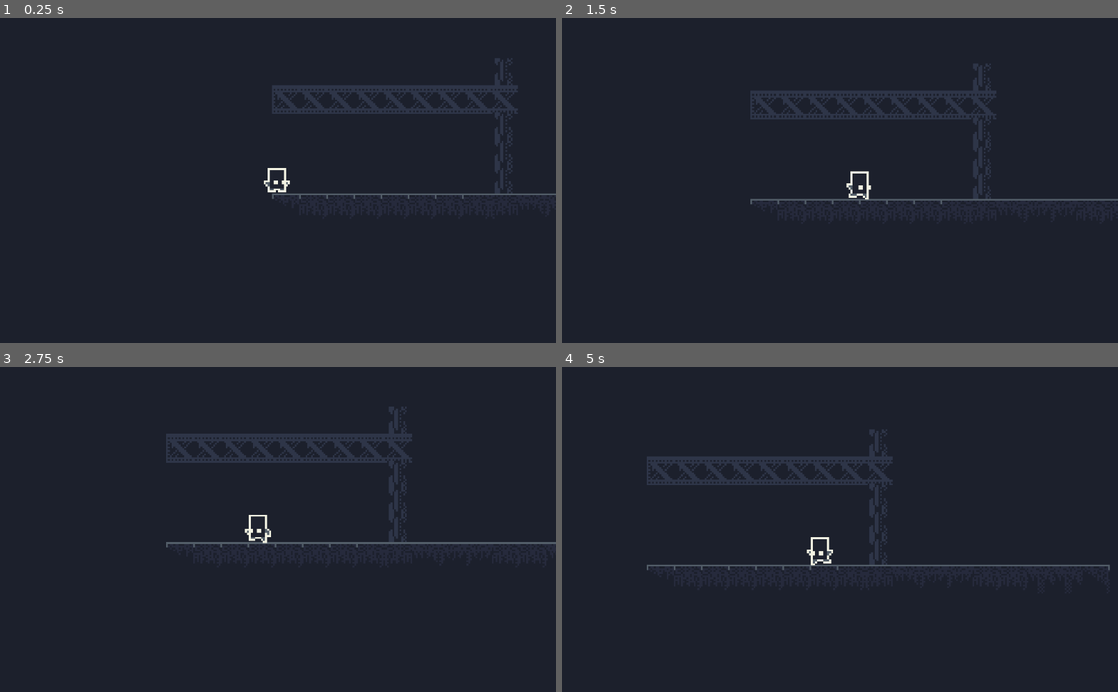
Above: before the commit, frames 1-4 (two rows, left to right).
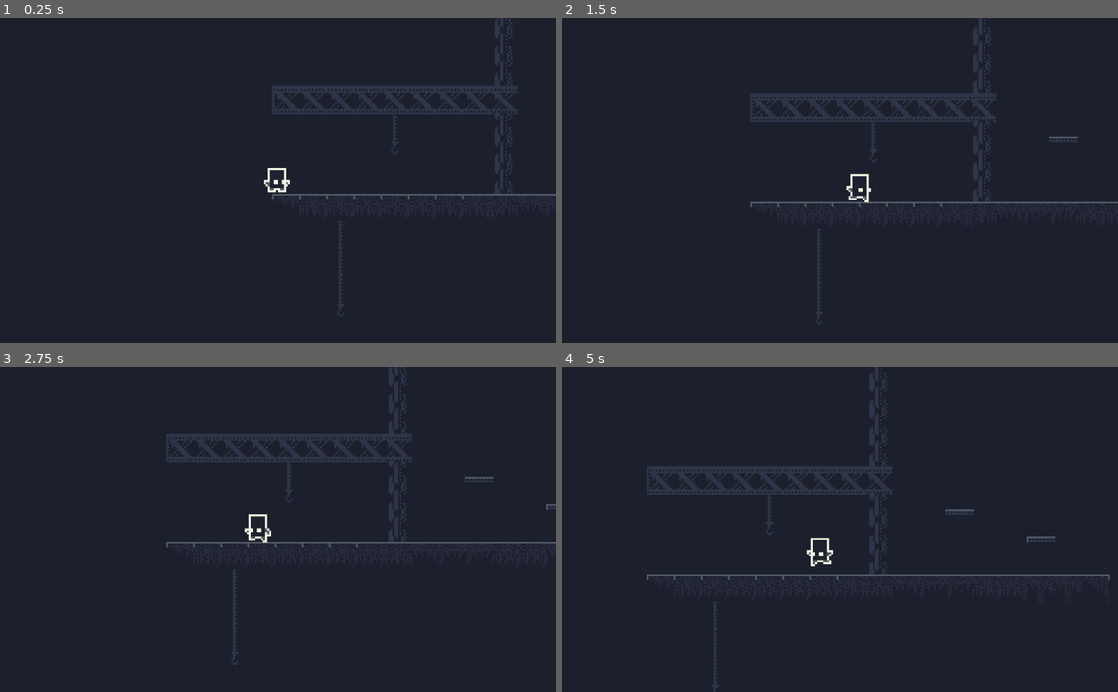
Above: after the commit, the same moments.

Repository: ladroid/IndustrialGame
Game: Godot game, scene res://scenes/Map.tscn
Two runs of this game, one before a commit and one after it. Both use one fixed random seed, a clock stepped at 60 frames per second and the inputs below.
Inputs:
- Up to frame 1 (0.25 s): no input
- Up to frame 2 (1.5 s): hold Right (ui_right) from 0.53 s (still down); tap Up (ui_up) at 0.77 s
- Up to frame 3 (2.75 s): tap Up (ui_up) at 1.52 s; release Right (ui_right) at 2.03 s; hold Left (ui_left) from 2.03 s (still down)
- Up to frame 4 (5 s): release Left (ui_left) at 2.78 s; hold Right (ui_right) 2.78-4.28 s; tap Up (ui_up) at 3.02, 3.77, 4.52 s; hold Left (ui_left) from 4.28 s (still down)

The runs differ from the first frame. In frame 1, 0.6% of the frame differs, in the area x 47-100%, y 0-92%; in frame 2, 2.9%; in frame 3, 0.7%; in frame 4, 4.5%, in the area x 15-99%, y 0-100%.

Commit message:
adding new objects in tileset

Diff:
--- a/scenes/GenMap.tscn
+++ b/scenes/GenMap.tscn
@@ -1,9 +1,12 @@
-[gd_scene load_steps=3 format=2]
+[gd_scene load_steps=4 format=2]
 
 [ext_resource path="res://sprite/industrial.v1.png" type="Texture" id=1]
 
 [sub_resource type="RectangleShape2D" id=1]
-extents = Vector2( 9.65747, 7.86693 )
+extents = Vector2( 8.00045, 5.58495 )
+
+[sub_resource type="RectangleShape2D" id=2]
+extents = Vector2( 7.96639, 1.63928 )
 
 [node name="GenMap" type="Node2D"]
 
@@ -16,9 +19,9 @@
 }
 
 [node name="StaticBody2D" type="StaticBody2D" parent="Ground00"]
-visible = false
 
 [node name="CollisionShape2D" type="CollisionShape2D" parent="Ground00/StaticBody2D"]
+position = Vector2( 0, -2.60375 )
 shape = SubResource( 1 )
 
 [node name="Ground01" type="Sprite" parent="."]
@@ -31,9 +34,9 @@
 }
 
 [node name="StaticBody2D" type="StaticBody2D" parent="Ground01"]
-visible = false
 
 [node name="CollisionShape2D" type="CollisionShape2D" parent="Ground01/StaticBody2D"]
+position = Vector2( 0, -2.4996 )
 shape = SubResource( 1 )
 
 [node name="Ground02" type="Sprite" parent="."]
@@ -46,9 +49,9 @@
 }
 
 [node name="StaticBody2D" type="StaticBody2D" parent="Ground02"]
-visible = false
 
 [node name="CollisionShape2D" type="CollisionShape2D" parent="Ground02/StaticBody2D"]
+position = Vector2( 0, -2.39545 )
 shape = SubResource( 1 )
 
 [node name="Ground03" type="Sprite" parent="."]
@@ -61,9 +64,9 @@
 }
 
 [node name="StaticBody2D" type="StaticBody2D" parent="Ground03"]
-visible = false
 
 [node name="CollisionShape2D" type="CollisionShape2D" parent="Ground03/StaticBody2D"]
+position = Vector2( 0, -2.60375 )
 shape = SubResource( 1 )
 
 [node name="Ground04" type="Sprite" parent="."]
@@ -76,9 +79,9 @@
 }
 
 [node name="StaticBody2D" type="StaticBody2D" parent="Ground04"]
-visible = false
 
 [node name="CollisionShape2D" type="CollisionShape2D" parent="Ground04/StaticBody2D"]
+position = Vector2( 0, -2.60375 )
 shape = SubResource( 1 )
 
 [node name="Ground05" type="Sprite" parent="."]
@@ -91,9 +94,9 @@
 }
 
 [node name="StaticBody2D" type="StaticBody2D" parent="Ground05"]
-visible = false
 
 [node name="CollisionShape2D" type="CollisionShape2D" parent="Ground05/StaticBody2D"]
+position = Vector2( 0, -2.4996 )
 shape = SubResource( 1 )
 
 [node name="Ground06" type="Sprite" parent="."]
@@ -106,9 +109,9 @@
 }
 
 [node name="StaticBody2D" type="StaticBody2D" parent="Ground06"]
-visible = false
 
 [node name="CollisionShape2D" type="CollisionShape2D" parent="Ground06/StaticBody2D"]
+position = Vector2( 0, -2.60375 )
 shape = SubResource( 1 )
 
 [node name="Ground07" type="Sprite" parent="."]
@@ -121,9 +124,9 @@
 }
 
 [node name="StaticBody2D" type="StaticBody2D" parent="Ground07"]
-visible = false
 
 [node name="CollisionShape2D" type="CollisionShape2D" parent="Ground07/StaticBody2D"]
+position = Vector2( 0, -2.7079 )
 shape = SubResource( 1 )
 
 [node name="Ground08" type="Sprite" parent="."]
@@ -136,9 +139,9 @@
 }
 
 [node name="StaticBody2D" type="StaticBody2D" parent="Ground08"]
-visible = false
 
 [node name="CollisionShape2D" type="CollisionShape2D" parent="Ground08/StaticBody2D"]
+position = Vector2( 0, -2.4996 )
 shape = SubResource( 1 )
 
 [node name="Ground09" type="Sprite" parent="."]
@@ -151,9 +154,9 @@
 }
 
 [node name="StaticBody2D" type="StaticBody2D" parent="Ground09"]
-visible = false
 
 [node name="CollisionShape2D" type="CollisionShape2D" parent="Ground09/StaticBody2D"]
+position = Vector2( 0, -2.45021 )
 shape = SubResource( 1 )
 
 [node name="Ground10" type="Sprite" parent="."]
@@ -166,9 +169,9 @@
 }
 
 [node name="StaticBody2D" type="StaticBody2D" parent="Ground10"]
-visible = false
 
 [node name="CollisionShape2D" type="CollisionShape2D" parent="Ground10/StaticBody2D"]
+position = Vector2( 0, -2.4996 )
 shape = SubResource( 1 )
 
 [node name="Ground11" type="Sprite" parent="."]
@@ -181,9 +184,9 @@
 }
 
 [node name="StaticBody2D" type="StaticBody2D" parent="Ground11"]
-visible = false
 
 [node name="CollisionShape2D" type="CollisionShape2D" parent="Ground11/StaticBody2D"]
+position = Vector2( 0, -2.60375 )
 shape = SubResource( 1 )
 
 [node name="Gate00" type="Sprite" parent="."]
@@ -200,6 +203,7 @@
 
 [node name="CollisionShape2D" type="CollisionShape2D" parent="Gate00/StaticBody2D"]
 shape = SubResource( 1 )
+disabled = true
 
 [node name="Gate01" type="Sprite" parent="."]
 position = Vector2( 28.836, 90.6502 )
@@ -215,6 +219,7 @@
 
 [node name="CollisionShape2D" type="CollisionShape2D" parent="Gate01/StaticBody2D"]
 shape = SubResource( 1 )
+disabled = true
 
 [node name="Gate02" type="Sprite" parent="."]
 position = Vector2( 57.3534, 90.0129 )
@@ -230,6 +235,7 @@
 
 [node name="CollisionShape2D" type="CollisionShape2D" parent="Gate02/StaticBody2D"]
 shape = SubResource( 1 )
+disabled = true
 
 [node name="Gate03" type="Sprite" parent="."]
 position = Vector2( -2.0711, 110.405 )
@@ -245,6 +251,7 @@
 
 [node name="CollisionShape2D" type="CollisionShape2D" parent="Gate03/StaticBody2D"]
 shape = SubResource( 1 )
+disabled = true
 
 [node name="Box00" type="Sprite" parent="."]
 position = Vector2( 29.1546, 114.229 )
@@ -256,9 +263,9 @@
 }
 
 [node name="StaticBody2D" type="StaticBody2D" parent="Box00"]
-visible = false
 
 [node name="CollisionShape2D" type="CollisionShape2D" parent="Box00/StaticBody2D"]
+position = Vector2( 0, -2.60375 )
 shape = SubResource( 1 )
 
 [node name="Box01" type="Sprite" parent="."]
@@ -271,9 +278,9 @@
 }
 
 [node name="StaticBody2D" type="StaticBody2D" parent="Box01"]
-visible = false
 
 [node name="CollisionShape2D" type="CollisionShape2D" parent="Box01/StaticBody2D"]
+position = Vector2( 0, -2.70791 )
 shape = SubResource( 1 )
 
 [node name="Box02" type="Sprite" parent="."]
@@ -286,9 +293,9 @@
 }
 
 [node name="StaticBody2D" type="StaticBody2D" parent="Box02"]
-visible = false
 
 [node name="CollisionShape2D" type="CollisionShape2D" parent="Box02/StaticBody2D"]
+position = Vector2( -0.104149, -2.60376 )
 shape = SubResource( 1 )
 
 [node name="Box03" type="Sprite" parent="."]
@@ -301,9 +308,9 @@
 }
 
 [node name="StaticBody2D" type="StaticBody2D" parent="Box03"]
-visible = false
 
 [node name="CollisionShape2D" type="CollisionShape2D" parent="Box03/StaticBody2D"]
+position = Vector2( 0, -2.4996 )
 shape = SubResource( 1 )
 
 [node name="Box04" type="Sprite" parent="."]
@@ -316,9 +323,9 @@
 }
 
 [node name="StaticBody2D" type="StaticBody2D" parent="Box04"]
-visible = false
 
 [node name="CollisionShape2D" type="CollisionShape2D" parent="Box04/StaticBody2D"]
+position = Vector2( 0, -2.60374 )
 shape = SubResource( 1 )
 
 [node name="Box05" type="Sprite" parent="."]
@@ -331,9 +338,9 @@
 }
 
 [node name="StaticBody2D" type="StaticBody2D" parent="Box05"]
-visible = false
 
 [node name="CollisionShape2D" type="CollisionShape2D" parent="Box05/StaticBody2D"]
+position = Vector2( 0, -2.29131 )
 shape = SubResource( 1 )
 
 [node name="Box06" type="Sprite" parent="."]
@@ -346,9 +353,9 @@
 }
 
 [node name="StaticBody2D" type="StaticBody2D" parent="Box06"]
-visible = false
 
 [node name="CollisionShape2D" type="CollisionShape2D" parent="Box06/StaticBody2D"]
+position = Vector2( 0, -2.39546 )
 shape = SubResource( 1 )
 
 [node name="Box07" type="Sprite" parent="."]
@@ -361,9 +368,9 @@
 }
 
 [node name="StaticBody2D" type="StaticBody2D" parent="Box07"]
-visible = false
 
 [node name="CollisionShape2D" type="CollisionShape2D" parent="Box07/StaticBody2D"]
+position = Vector2( 0.104149, -2.39545 )
 shape = SubResource( 1 )
 
 [node name="Box08" type="Sprite" parent="."]
@@ -376,9 +383,9 @@
 }
 
 [node name="StaticBody2D" type="StaticBody2D" parent="Box08"]
-visible = false
 
 [node name="CollisionShape2D" type="CollisionShape2D" parent="Box08/StaticBody2D"]
+position = Vector2( 0.104151, -2.4996 )
 shape = SubResource( 1 )
 
 [node name="Box09" type="Sprite" parent="."]
@@ -391,9 +398,9 @@
 }
 
 [node name="StaticBody2D" type="StaticBody2D" parent="Box09"]
-visible = false
 
 [node name="CollisionShape2D" type="CollisionShape2D" parent="Box09/StaticBody2D"]
+position = Vector2( -0.104153, -2.49959 )
 shape = SubResource( 1 )
 
 [node name="Stick00" type="Sprite" parent="."]
@@ -572,6 +579,36 @@
 shape = SubResource( 1 )
 disabled = true
 
+[node name="Chain00" type="Sprite" parent="."]
+position = Vector2( 0.960691, 306.751 )
+texture = ExtResource( 1 )
+region_enabled = true
+region_rect = Rect2( 0, 48, 16, 16 )
+__meta__ = {
+"_edit_group_": true
+}
+
+[node name="StaticBody2D" type="StaticBody2D" parent="Chain00"]
+visible = false
+
+[node name="CollisionShape2D" type="CollisionShape2D" parent="Chain00/StaticBody2D"]
+shape = SubResource( 1 )
+
+[node name="Chain01" type="Sprite" parent="."]
+position = Vector2( 34.2136, 307.801 )
+texture = ExtResource( 1 )
+region_enabled = true
+region_rect = Rect2( 0, 64, 16, 16 )
+__meta__ = {
+"_edit_group_": true
+}
+
+[node name="StaticBody2D" type="StaticBody2D" parent="Chain01"]
+visible = false
+
+[node name="CollisionShape2D" type="CollisionShape2D" parent="Chain01/StaticBody2D"]
+shape = SubResource( 1 )
+
 [node name="Stick11" type="Sprite" parent="."]
 position = Vector2( 36.566, 265.396 )
 texture = ExtResource( 1 )
@@ -603,3 +640,33 @@
 [node name="CollisionShape2D" type="CollisionShape2D" parent="Stick12/StaticBody2D"]
 shape = SubResource( 1 )
 disabled = true
+
+[node name="Platformer00" type="Sprite" parent="."]
+position = Vector2( 0.963152, 285.403 )
+texture = ExtResource( 1 )
+region_enabled = true
+region_rect = Rect2( 256, 48, 16, 16 )
+__meta__ = {
+"_edit_group_": true
+}
+
+[node name="StaticBody2D" type="StaticBody2D" parent="Platformer00"]
+
+[node name="CollisionShape2D" type="CollisionShape2D" parent="Platformer00/StaticBody2D"]
+position = Vector2( 0.0247755, 2.57001 )
+shape = SubResource( 2 )
+
+[node name="Platformer01" type="Sprite" parent="."]
+position = Vector2( 37.8982, 284.476 )
+texture = ExtResource( 1 )
+region_enabled = true
+region_rect = Rect2( 272, 48, 16, 16 )
+__meta__ = {
+"_edit_group_": true
+}
+
+[node name="StaticBody2D" type="StaticBody2D" parent="Platformer01"]
+
+[node name="CollisionShape2D" type="CollisionShape2D" parent="Platformer01/StaticBody2D"]
+position = Vector2( 0.0247755, 2.57001 )
+shape = SubResource( 2 )
--- a/scenes/Map.tscn
+++ b/scenes/Map.tscn
@@ -10,7 +10,7 @@
 cell_size = Vector2( 15, 15 )
 cell_custom_transform = Transform2D( 16, 0, 0, 16, 0, 0 )
 format = 1
-tile_data = PoolIntArray( 2228232, 26, 0, 2293760, 21, 0, 2293761, 22, 0, 2293762, 22, 0, 2293763, 22, 0, 2293764, 22, 0, 2293765, 22, 0, 2293766, 22, 0, 2293767, 22, 0, 2293768, 22, 0, 2359304, 26, 0, 2424840, 26, 0, 2490376, 26, 0, 2555904, 0, 0, 2555905, 2, 0, 2555906, 2, 0, 2555907, 2, 0, 2555908, 2, 0, 2555909, 2, 0, 2555910, 2, 0, 2555911, 2, 0, 2555912, 3, 0, 2555913, 7, 0, 2555914, 8, 0, 2555915, 8, 0, 2555916, 9, 0, 2555917, 9, 0, 2555918, 10, 0, 2555919, 10, 0, 2555920, 5, 0 )
+tile_data = PoolIntArray( 2031624, 26, 0, 2097160, 26, 0, 2162696, 26, 0, 2228232, 26, 0, 2293760, 21, 0, 2293761, 22, 0, 2293762, 22, 0, 2293763, 22, 0, 2293764, 22, 0, 2293765, 22, 0, 2293766, 22, 0, 2293767, 22, 0, 2293768, 22, 0, 2359300, 41, 0, 2359304, 26, 0, 2359307, 40, 0, 2424836, 42, 0, 2424840, 26, 0, 2424846, 39, 0, 2490376, 26, 0, 2555904, 0, 0, 2555905, 2, 0, 2555906, 2, 0, 2555907, 2, 0, 2555908, 2, 0, 2555909, 2, 0, 2555910, 2, 0, 2555911, 2, 0, 2555912, 3, 0, 2555913, 7, 0, 2555914, 8, 0, 2555915, 8, 0, 2555916, 9, 0, 2555917, 9, 0, 2555918, 10, 0, 2555919, 10, 0, 2555920, 5, 0, 2621442, 41, 0, 2686978, 41, 0, 2752514, 41, 0, 2818050, 42, 0 )
 
 [node name="Hero" parent="." instance=ExtResource( 2 )]
 position = Vector2( 3.41133, 576.66 )
--- a/tileset/tileset.tres
+++ b/tileset/tileset.tres
@@ -1,9 +1,12 @@
-[gd_resource type="TileSet" load_steps=3 format=2]
+[gd_resource type="TileSet" load_steps=4 format=2]
 
 [ext_resource path="res://sprite/industrial.v1.png" type="Texture" id=1]
 
 [sub_resource type="RectangleShape2D" id=1]
-extents = Vector2( 9.65747, 7.86693 )
+extents = Vector2( 8.00045, 5.58495 )
+
+[sub_resource type="RectangleShape2D" id=2]
+extents = Vector2( 7.96639, 1.63928 )
 
 [resource]
 0/name = "Ground00"
@@ -19,7 +22,7 @@
 "one_way": false,
 "one_way_margin": 1.0,
 "shape": SubResource( 1 ),
-"shape_transform": Transform2D( 1, 0, 0, 1, 8, 8 )
+"shape_transform": Transform2D( 1, 0, 0, 1, 8, 5.39625 )
 } ]
 0/z_index = 0
 1/name = "Ground01"
@@ -35,7 +38,7 @@
 "one_way": false,
 "one_way_margin": 1.0,
 "shape": SubResource( 1 ),
-"shape_transform": Transform2D( 1, 0, 0, 1, 8, 8 )
+"shape_transform": Transform2D( 1, 0, 0, 1, 8, 5.5004 )
 } ]
 1/z_index = 0
 2/name = "Ground02"
@@ -51,7 +54,7 @@
 "one_way": false,
 "one_way_margin": 1.0,
 "shape": SubResource( 1 ),
-"shape_transform": Transform2D( 1, 0, 0, 1, 8, 8 )
+"shape_transform": Transform2D( 1, 0, 0, 1, 8, 5.60455 )
 } ]
 2/z_index = 0
 3/name = "Ground03"
@@ -67,7 +70,7 @@
 "one_way": false,
 "one_way_margin": 1.0,
 "shape": SubResource( 1 ),
-"shape_transform": Transform2D( 1, 0, 0, 1, 8, 8 )
+"shape_transform": Transform2D( 1, 0, 0, 1, 8, 5.39625 )
 } ]
 3/z_index = 0
 4/name = "Ground04"
@@ -83,7 +86,7 @@
 "one_way": false,
 "one_way_margin": 1.0,
 "shape": SubResource( 1 ),
-"shape_transform": Transform2D( 1, 0, 0, 1, 8, 8 )
+"shape_transform": Transform2D( 1, 0, 0, 1, 8, 5.39625 )
 } ]
 4/z_index = 0
 5/name = "Ground05"
@@ -99,7 +102,7 @@
 "one_way": false,
 "one_way_margin": 1.0,
 "shape": SubResource( 1 ),
-"shape_transform": Transform2D( 1, 0, 0, 1, 8, 8 )
+"shape_transform": Transform2D( 1, 0, 0, 1, 8, 5.5004 )
 } ]
 5/z_index = 0
 6/name = "Ground06"
@@ -115,7 +118,7 @@
 "one_way": false,
 "one_way_margin": 1.0,
 "shape": SubResource( 1 ),
-"shape_transform": Transform2D( 1, 0, 0, 1, 8, 8 )
+"shape_transform": Transform2D( 1, 0, 0, 1, 8, 5.39625 )
 } ]
 6/z_index = 0
 7/name = "Ground07"
@@ -131,7 +134,7 @@
 "one_way": false,
 "one_way_margin": 1.0,
 "shape": SubResource( 1 ),
-"shape_transform": Transform2D( 1, 0, 0, 1, 8, 8 )
+"shape_transform": Transform2D( 1, 0, 0, 1, 8, 5.2921 )
 } ]
 7/z_index = 0
 8/name = "Ground08"
@@ -147,7 +150,7 @@
 "one_way": false,
 "one_way_margin": 1.0,
 "shape": SubResource( 1 ),
-"shape_transform": Transform2D( 1, 0, 0, 1, 8, 8 )
+"shape_transform": Transform2D( 1, 0, 0, 1, 8, 5.5004 )
 } ]
 8/z_index = 0
 9/name = "Ground09"
@@ -163,7 +166,7 @@
 "one_way": false,
 "one_way_margin": 1.0,
 "shape": SubResource( 1 ),
-"shape_transform": Transform2D( 1, 0, 0, 1, 8, 8 )
+"shape_transform": Transform2D( 1, 0, 0, 1, 8, 5.54979 )
 } ]
 9/z_index = 0
 10/name = "Ground10"
@@ -179,7 +182,7 @@
 "one_way": false,
 "one_way_margin": 1.0,
 "shape": SubResource( 1 ),
-"shape_transform": Transform2D( 1, 0, 0, 1, 8, 8 )
+"shape_transform": Transform2D( 1, 0, 0, 1, 8, 5.5004 )
 } ]
 10/z_index = 0
 11/name = "Ground11"
@@ -195,7 +198,7 @@
 "one_way": false,
 "one_way_margin": 1.0,
 "shape": SubResource( 1 ),
-"shape_transform": Transform2D( 1, 0, 0, 1, 8, 8 )
+"shape_transform": Transform2D( 1, 0, 0, 1, 8, 5.39625 )
 } ]
 11/z_index = 0
 12/name = "Gate00"
@@ -206,13 +209,7 @@
 12/tile_mode = 0
 12/occluder_offset = Vector2( 8, 8 )
 12/navigation_offset = Vector2( 8, 8 )
-12/shapes = [ {
-"autotile_coord": Vector2( 0, 0 ),
-"one_way": false,
-"one_way_margin": 1.0,
-"shape": SubResource( 1 ),
-"shape_transform": Transform2D( 1, 0, 0, 1, 8, 8 )
-} ]
+12/shapes = [  ]
 12/z_index = 0
 13/name = "Gate01"
 13/texture = ExtResource( 1 )
@@ -222,13 +219,7 @@
 13/tile_mode = 0
 13/occluder_offset = Vector2( 8, 8 )
 13/navigation_offset = Vector2( 8, 8 )
-13/shapes = [ {
-"autotile_coord": Vector2( 0, 0 ),
-"one_way": false,
-"one_way_margin": 1.0,
-"shape": SubResource( 1 ),
-"shape_transform": Transform2D( 1, 0, 0, 1, 8, 8 )
-} ]
+13/shapes = [  ]
 13/z_index = 0
 14/name = "Gate02"
 14/texture = ExtResource( 1 )
@@ -238,13 +229,7 @@
 14/tile_mode = 0
 14/occluder_offset = Vector2( 8, 8 )
 14/navigation_offset = Vector2( 8, 8 )
-14/shapes = [ {
-"autotile_coord": Vector2( 0, 0 ),
-"one_way": false,
-"one_way_margin": 1.0,
-"shape": SubResource( 1 ),
-"shape_transform": Transform2D( 1, 0, 0, 1, 8, 8 )
-} ]
+14/shapes = [  ]
 14/z_index = 0
 15/name = "Gate03"
 15/texture = ExtResource( 1 )
@@ -254,13 +239,7 @@
 15/tile_mode = 0
 15/occluder_offset = Vector2( 8, 8 )
 15/navigation_offset = Vector2( 8, 8 )
-15/shapes = [ {
-"autotile_coord": Vector2( 0, 0 ),
-"one_way": false,
-"one_way_margin": 1.0,
-"shape": SubResource( 1 ),
-"shape_transform": Transform2D( 1, 0, 0, 1, 8, 8 )
-} ]
+15/shapes = [  ]
 15/z_index = 0
 16/name = "Box00"
 16/texture = ExtResource( 1 )
@@ -275,7 +254,7 @@
 "one_way": false,
 "one_way_margin": 1.0,
 "shape": SubResource( 1 ),
-"shape_transform": Transform2D( 1, 0, 0, 1, 8, 8 )
+"shape_transform": Transform2D( 1, 0, 0, 1, 8, 5.39625 )
 } ]
 16/z_index = 0
 17/name = "Box01"
@@ -291,7 +270,7 @@
 "one_way": false,
 "one_way_margin": 1.0,
 "shape": SubResource( 1 ),
-"shape_transform": Transform2D( 1, 0, 0, 1, 8, 8 )
+"shape_transform": Transform2D( 1, 0, 0, 1, 8, 5.29209 )
 } ]
 17/z_index = 0
 18/name = "Box02"
@@ -307,7 +286,7 @@
 "one_way": false,
 "one_way_margin": 1.0,
 "shape": SubResource( 1 ),
-"shape_transform": Transform2D( 1, 0, 0, 1, 8, 8 )
+"shape_transform": Transform2D( 1, 0, 0, 1, 7.89585, 5.39624 )
 } ]
 18/z_index = 0
 19/name = "Box03"
@@ -323,7 +302,7 @@
 "one_way": false,
 "one_way_margin": 1.0,
 "shape": SubResource( 1 ),
-"shape_transform": Transform2D( 1, 0, 0, 1, 8, 8 )
+"shape_transform": Transform2D( 1, 0, 0, 1, 8, 5.5004 )
 } ]
 19/z_index = 0
 20/name = "Box04"
@@ -339,7 +318,7 @@
 "one_way": false,
 "one_way_margin": 1.0,
 "shape": SubResource( 1 ),
-"shape_transform": Transform2D( 1, 0, 0, 1, 8, 8 )
+"shape_transform": Transform2D( 1, 0, 0, 1, 8, 5.39626 )
 } ]
 20/z_index = 0
 21/name = "Box05"
@@ -355,7 +334,7 @@
 "one_way": false,
 "one_way_margin": 1.0,
 "shape": SubResource( 1 ),
-"shape_transform": Transform2D( 1, 0, 0, 1, 8, 8 )
+"shape_transform": Transform2D( 1, 0, 0, 1, 8, 5.70869 )
 } ]
 21/z_index = 0
 22/name = "Box06"
@@ -371,7 +350,7 @@
 "one_way": false,
 "one_way_margin": 1.0,
 "shape": SubResource( 1 ),
-"shape_transform": Transform2D( 1, 0, 0, 1, 8, 8 )
+"shape_transform": Transform2D( 1, 0, 0, 1, 8, 5.60454 )
 } ]
 22/z_index = 0
 23/name = "Box07"
@@ -387,7 +366,7 @@
 "one_way": false,
 "one_way_margin": 1.0,
 "shape": SubResource( 1 ),
-"shape_transform": Transform2D( 1, 0, 0, 1, 8, 8 )
+"shape_transform": Transform2D( 1, 0, 0, 1, 8.10415, 5.60455 )
 } ]
 23/z_index = 0
 24/name = "Box08"
@@ -403,7 +382,7 @@
 "one_way": false,
 "one_way_margin": 1.0,
 "shape": SubResource( 1 ),
-"shape_transform": Transform2D( 1, 0, 0, 1, 8, 8 )
+"shape_transform": Transform2D( 1, 0, 0, 1, 8.10415, 5.5004 )
 } ]
 24/z_index = 0
 25/name = "Box09"
@@ -419,7 +398,7 @@
 "one_way": false,
 "one_way_margin": 1.0,
 "shape": SubResource( 1 ),
-"shape_transform": Transform2D( 1, 0, 0, 1, 8, 8 )
+"shape_transform": Transform2D( 1, 0, 0, 1, 7.89585, 5.50041 )
 } ]
 25/z_index = 0
 26/name = "Stick00"
@@ -552,3 +531,99 @@
 38/navigation_offset = Vector2( 8, 8 )
 38/shapes = [  ]
 38/z_index = 0
+39/name = "Platfom00"
+39/texture = ExtResource( 1 )
+39/tex_offset = Vector2( 0, 0 )
+39/modulate = Color( 1, 1, 1, 1 )
+39/region = Rect2( 256, 48, 16, 16 )
+39/tile_mode = 0
+39/occluder_offset = Vector2( 8, 8 )
+39/navigation_offset = Vector2( 8, 8 )
+39/shapes = [ {
+"autotile_coord": Vector2( 0, 0 ),
+"one_way": false,
+"one_way_margin": 1.0,
+"shape": SubResource( 1 ),
+"shape_transform": Transform2D( 1, 0, 0, 1, 8.07698, 10.2323 )
+} ]
+39/z_index = 0
+40/name = "Platfom01"
+40/texture = ExtResource( 1 )
+40/tex_offset = Vector2( 0, 0 )
+40/modulate = Color( 1, 1, 1, 1 )
+40/region = Rect2( 272, 48, 16, 16 )
+40/tile_mode = 0
+40/occluder_offset = Vector2( 8, 8 )
+40/navigation_offset = Vector2( 8, 8 )
+40/shapes = [ {
+"autotile_coord": Vector2( 0, 0 ),
+"one_way": false,
+"one_way_margin": 1.0,
+"shape": SubResource( 1 ),
+"shape_transform": Transform2D( 1, 0, 0, 1, 8, 10.1553 )
+} ]
+40/z_index = 0
+41/name = "Chain00"
+41/texture = ExtResource( 1 )
+41/tex_offset = Vector2( 0, 0 )
+41/modulate = Color( 1, 1, 1, 1 )
+41/region = Rect2( 0, 48, 16, 16 )
+41/tile_mode = 0
+41/occluder_offset = Vector2( 8, 8 )
+41/navigation_offset = Vector2( 8, 8 )
+41/shapes = [ {
+"autotile_coord": Vector2( 0, 0 ),
+"one_way": false,
+"one_way_margin": 1.0,
+"shape": SubResource( 1 ),
+"shape_transform": Transform2D( 1, 0, 0, 1, 8, 8 )
+} ]
+41/z_index = 0
+42/name = "Chain01"
+42/texture = ExtResource( 1 )
+42/tex_offset = Vector2( 0, 0 )
+42/modulate = Color( 1, 1, 1, 1 )
+42/region = Rect2( 0, 64, 16, 16 )
+42/tile_mode = 0
+42/occluder_offset = Vector2( 8, 8 )
+42/navigation_offset = Vector2( 8, 8 )
+42/shapes = [ {
+"autotile_coord": Vector2( 0, 0 ),
+"one_way": false,
+"one_way_margin": 1.0,
+"shape": SubResource( 1 ),
+"shape_transform": Transform2D( 1, 0, 0, 1, 8, 8 )
+} ]
+42/z_index = 0
+43/name = "Platformer00"
+43/texture = ExtResource( 1 )
+43/tex_offset = Vector2( 0, 0 )
+43/modulate = Color( 1, 1, 1, 1 )
+43/region = Rect2( 256, 48, 16, 16 )
+43/tile_mode = 0
+43/occluder_offset = Vector2( 8, 8 )
+43/navigation_offset = Vector2( 8, 8 )
+43/shapes = [ {
+"autotile_coord": Vector2( 0, 0 ),
+"one_way": false,
+"one_way_margin": 1.0,
+"shape": SubResource( 2 ),
+"shape_transform": Transform2D( 1, 0, 0, 1, 8.02478, 10.57 )
+} ]
+43/z_index = 0
+44/name = "Platformer01"
+44/texture = ExtResource( 1 )
+44/tex_offset = Vector2( 0, 0 )
+44/modulate = Color( 1, 1, 1, 1 )
+44/region = Rect2( 272, 48, 16, 16 )
+44/tile_mode = 0
+44/occluder_offset = Vector2( 8, 8 )
+44/navigation_offset = Vector2( 8, 8 )
+44/shapes = [ {
+"autotile_coord": Vector2( 0, 0 ),
+"one_way": false,
+"one_way_margin": 1.0,
+"shape": SubResource( 2 ),
+"shape_transform": Transform2D( 1, 0, 0, 1, 8.02478, 10.57 )
+} ]
+44/z_index = 0
